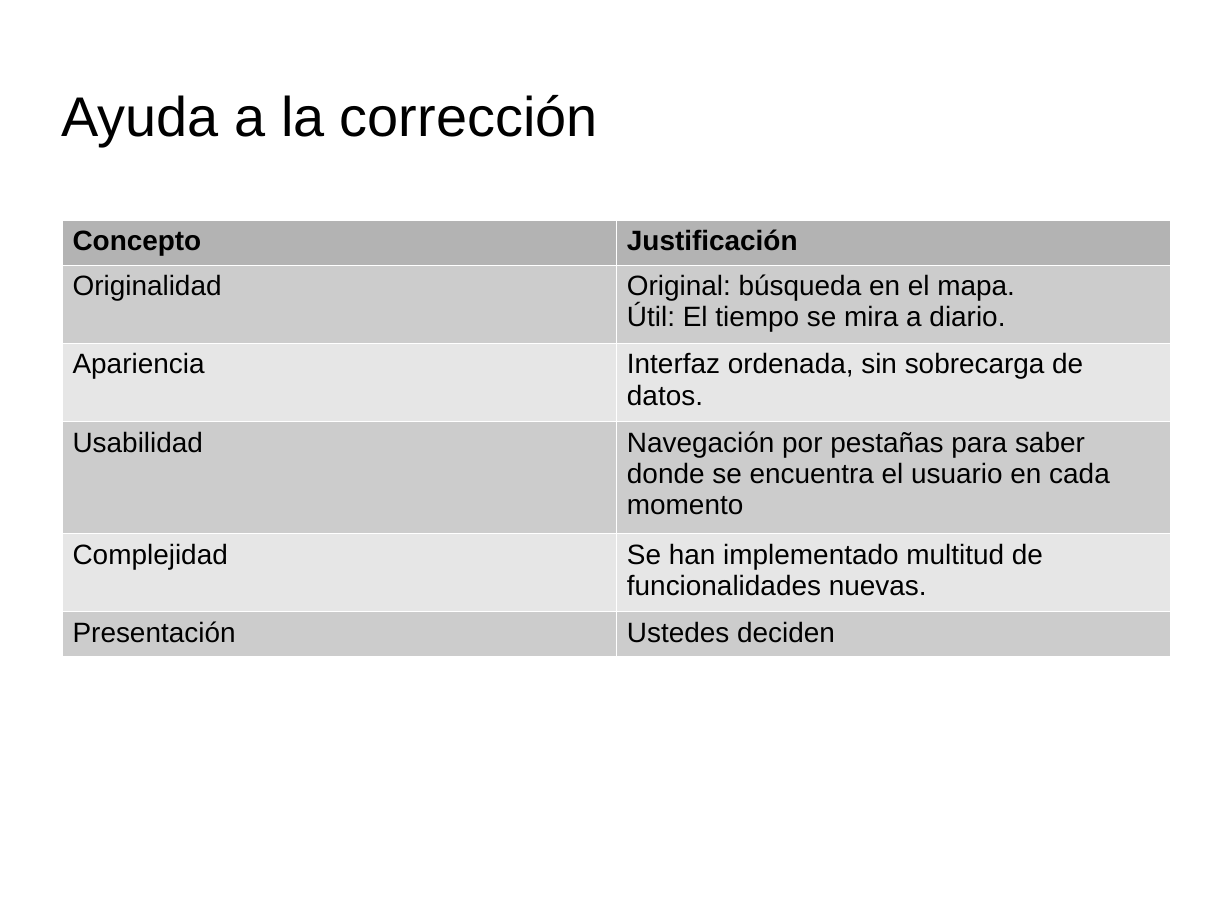
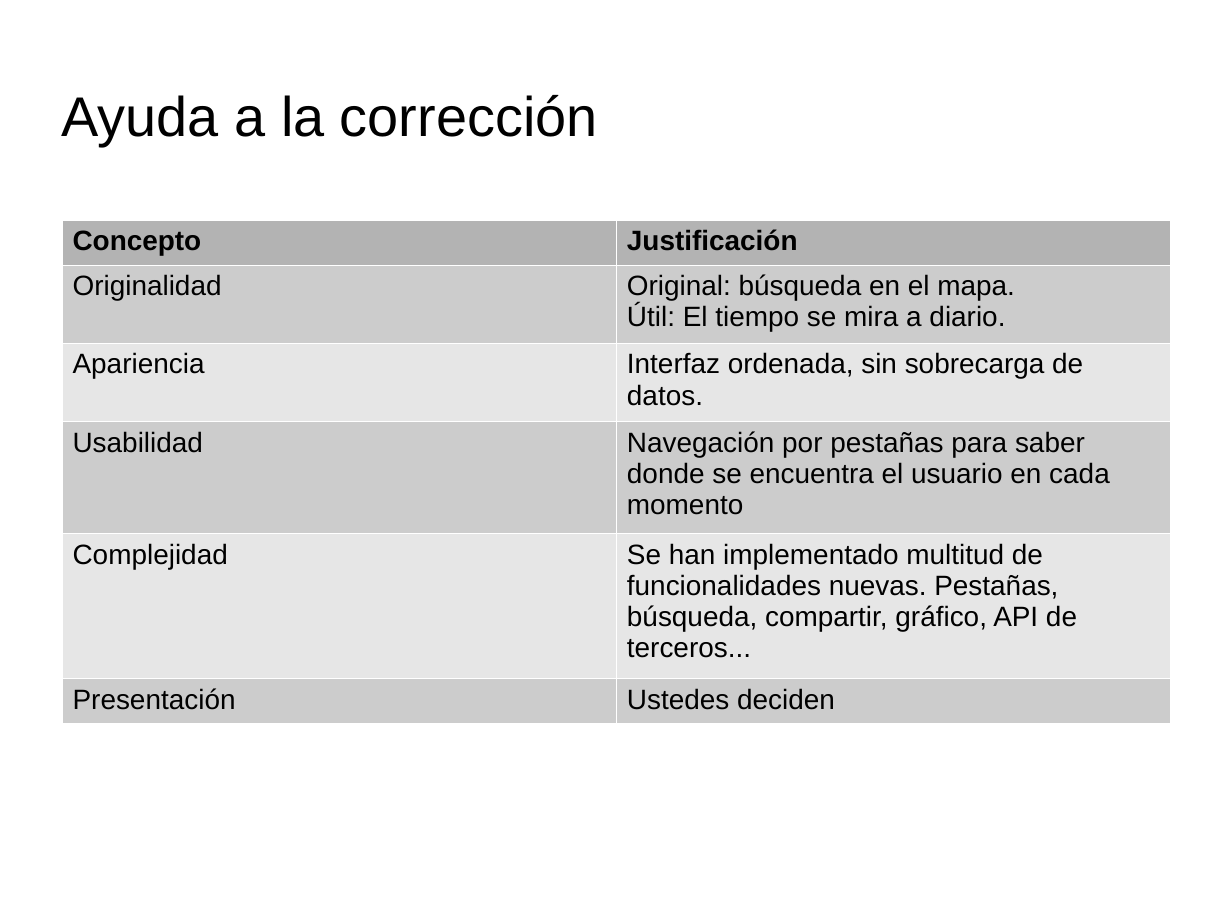
Before and after one commit to CoolWeatherTeam/CoolWeather, a slide deck: slide 8 of doc/Presentacion DAS.odp. Drawn at 1232x924 pixels with LibreOffice and Linux fonts; fonts in the diff are those of the drawing; background and template pictures are left out. Boxes give left, top, right and bottom in pixels: in the first picture for what was removed or moved away, otherwise in the second. Text is boxed around its words. In the diff, an @@ line names an element or a change of style, - is before the commit and + after.

```diff
--- a/doc/Presentacion DAS.odp
+++ b/doc/Presentacion DAS.odp
@@ table at [61,220,1171,714] @@
-row 5, column 2: Se han implementado multitud de funcionalidades nuevas.
+row 5, column 2: Se han implementado multitud de funcionalidades nuevas. Pestañas, búsqueda, compartir, gráfico, API de terceros...
```
Also in this commit, not shown: 1 other slide changed.
